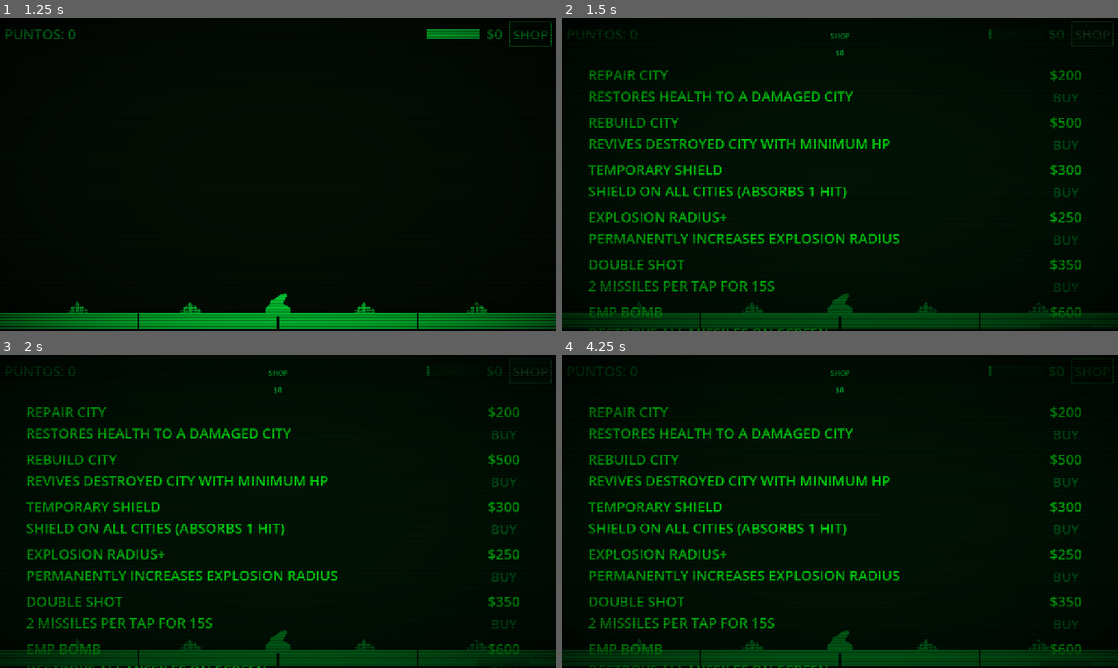
Above: before the commit, frames 1-4 (two rows, left to right).
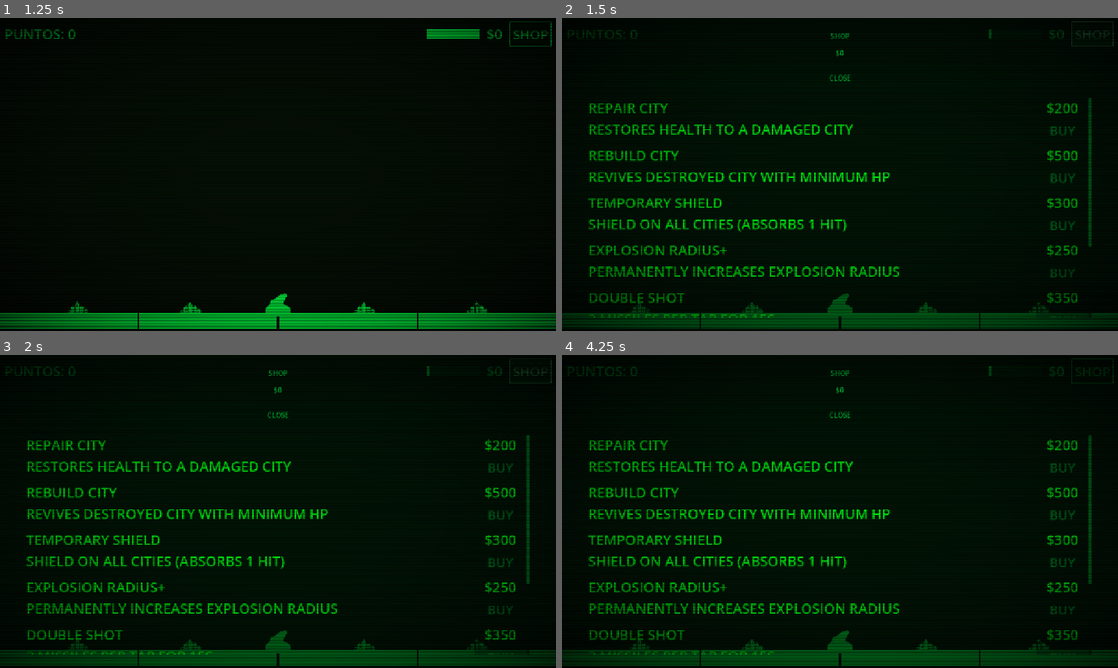
Above: after the commit, the same moments.

Repository: vpedrosa/programacion-dispositivos-moviles
Game: Godot game, scene res://scenes/screens/main_menu/main_menu.tscn
Same seed, same stepped clock (60 frames per second), same inputs: the game is played once before the commit and once after it.
Inputs (mouse positions are in pixels of both pictures, inside the frame that each line leads up to):
- Up to frame 1 (1.25 s): click "PLAY" at 0.5 s
- Up to frame 2 (1.5 s): click "SHOP" at 1.25 s
- Up to frame 3 (2 s): no input
- Up to frame 4 (4.25 s): click "SHOP" at 2 s; click "SHOP" at 2.75 s; move the mouse to (962, 495) at 3.52 s; click (962, 495) at 3.67 s

Frame 1 is identical in both runs. In frame 2, 12% of the frame differs, in the area x 4-96%, y 16-100%; in frame 3, 12%; in frame 4, 12%.

Commit message:
fix #186: tienda con scroll y botón cerrar en la parte superior
- CloseButton movido al top del VBox, siempre visible independientemente del número de power-ups
- PowerupsContainer envuelto en ScrollContainer para permitir scroll cuando no caben en pantalla

Diff:
--- a/city-defender/game/city-defender/scenes/ui/shop/shop.gd
+++ b/city-defender/game/city-defender/scenes/ui/shop/shop.gd
@@ -14,7 +14,7 @@
 }
 
 @onready var money_label: Label = $Panel/VBox/MoneyLabel
-@onready var powerups_container: VBoxContainer = $Panel/VBox/PowerupsContainer
+@onready var powerups_container: VBoxContainer = $Panel/VBox/ScrollContainer/PowerupsContainer
 
 var _cities: Array = []
 var _buy_buttons: Dictionary = {}
--- a/city-defender/game/city-defender/scenes/ui/shop/shop.tscn
+++ b/city-defender/game/city-defender/scenes/ui/shop/shop.tscn
@@ -36,14 +36,18 @@
 text = "$0"
 horizontal_alignment = 1
 
-[node name="PowerupsContainer" type="VBoxContainer" parent="Panel/VBox"]
-layout_mode = 2
-size_flags_vertical = 3
-theme_override_constants/separation = 10
-
 [node name="CloseButton" type="Button" parent="Panel/VBox"]
 layout_mode = 2
 custom_minimum_size = Vector2(0, 60)
 text = "SHOP_CLOSE"
 
+[node name="ScrollContainer" type="ScrollContainer" parent="Panel/VBox"]
+layout_mode = 2
+size_flags_vertical = 3
+
+[node name="PowerupsContainer" type="VBoxContainer" parent="Panel/VBox/ScrollContainer"]
+layout_mode = 2
+size_flags_horizontal = 3
+theme_override_constants/separation = 10
+
 [connection signal="pressed" from="Panel/VBox/CloseButton" to="." method="_on_close_button_pressed"]
